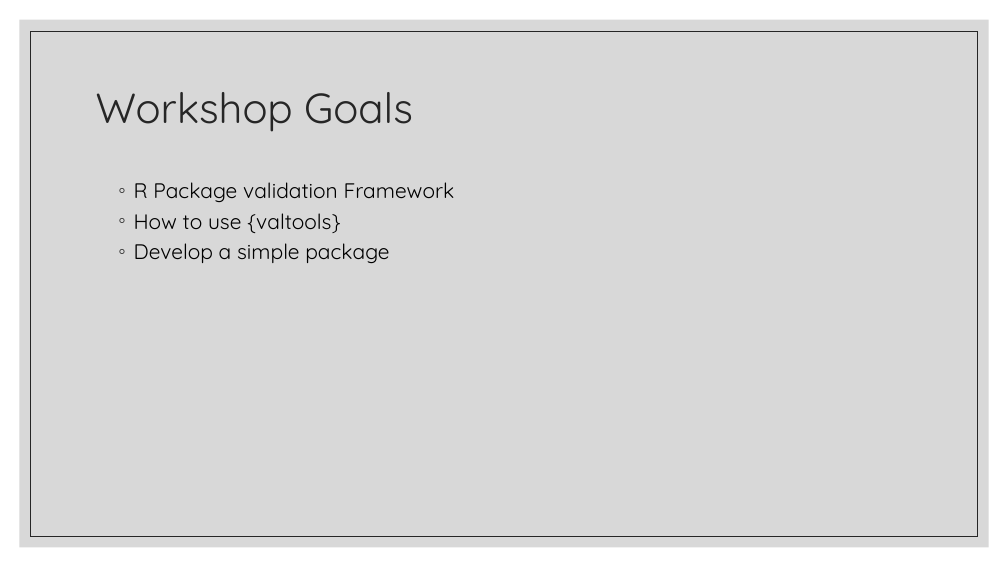
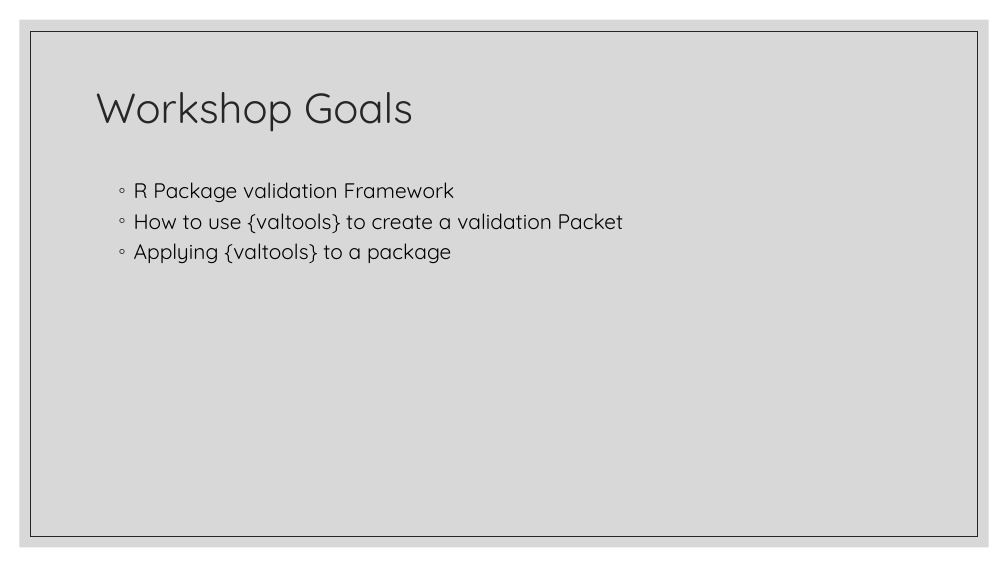
Before and after one commit to FredHutch/R_Package_Validation_Tutorial, a slide deck: slide 8 of Slides/Slides-01-Welcome_and_Orientation/Slides-01-Welcome_and_Orientation.pptx. Drawn at 1008x567 pixels with LibreOffice and Linux fonts; fonts in the diff are those of the drawing. Boxes give left, top, right and bottom in pixels: in the first picture for what was removed or moved away, otherwise in the second. Text is boxed around its words. In the diff, an @@ line names an element or a change of style, - is before the commit and + after.

```diff
--- a/Slides/Slides-01-Welcome_and_Orientation/Slides-01-Welcome_and_Orientation.pptx
+++ b/Slides/Slides-01-Welcome_and_Orientation/Slides-01-Welcome_and_Orientation.pptx
@@ text at bbox=[134, 213, 624, 263]: text changed @@
-  ◦ How to use {valtools}
-  ◦ Develop a simple package
+  ◦ How to use {valtools} to create a validation Packet
+  ◦ Applying {valtools} to a package
```
Also in this commit, not shown: 6 other slides changed, 2 slides added, 1 other file.
